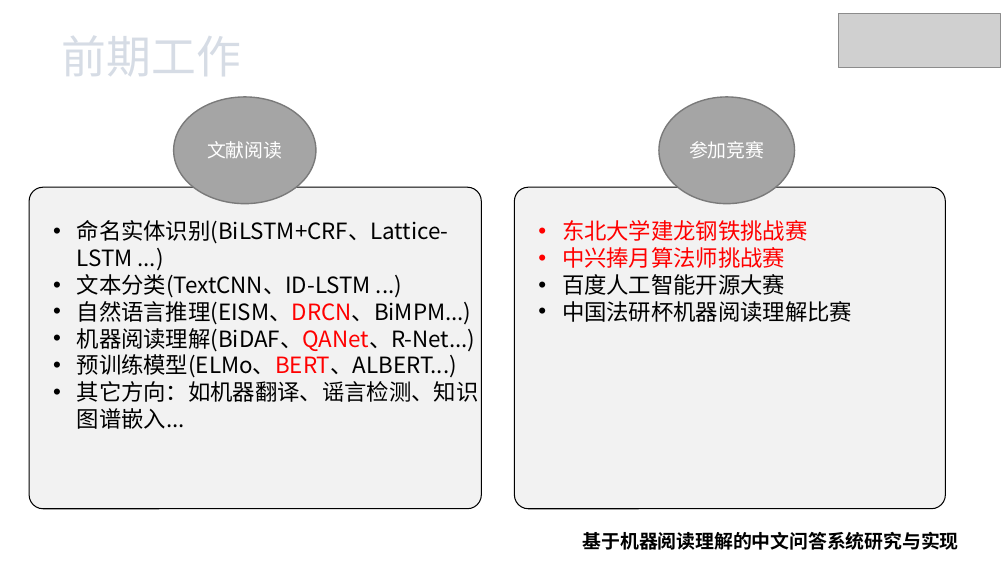
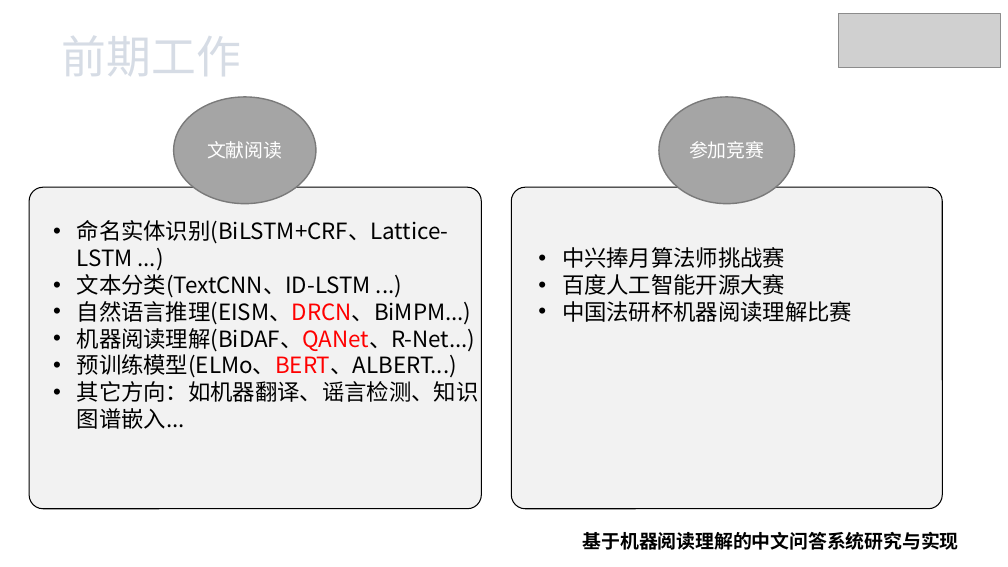
Before and after one commit to xhsun1997/ChineseMRC, a slide deck: slide 3 of 孙相会.pptx. Drawn at 1008x567 pixels with LibreOffice and Linux fonts; fonts in the diff are those of the drawing; grey boxes stand for pictures. Boxes give left, top, right and bottom in pixels: in the first picture for what was removed or moved away, otherwise in the second. Text is boxed around its words. In the diff, an @@ line names an element or a change of style, - is before the commit and + after.

```diff
--- a/孙相会.pptx
+++ b/孙相会.pptx
@@ rounded rectangle moved from (x1=514, y1=187, x2=946, y2=509) to (x1=511, y1=187, x2=942, y2=509) @@
@@ text at (x1=562, y1=220, x2=808, y2=241): paragraph removed @@
-• 东北大学建龙钢铁挑战赛
@@ text at (x1=562, y1=247, x2=785, y2=268): text colour #FF0000 to #000000 in "中兴捧月算法师挑战赛" @@
```
Also in this commit, not shown: 2 other slides changed, 7 other files.
